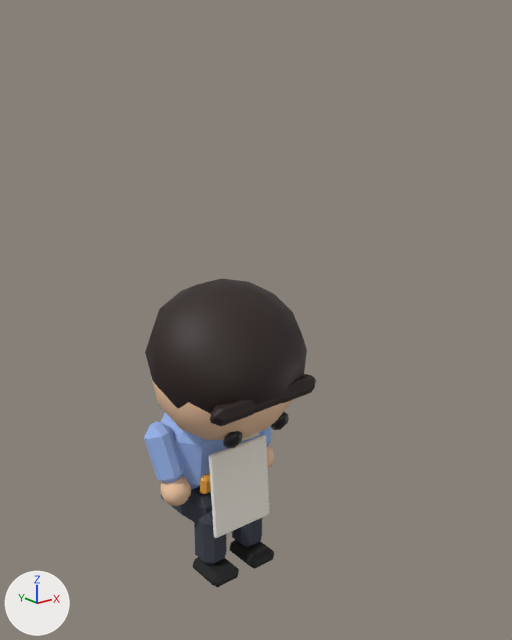
Renders of the glTF model apps/web/public/office/character.glb from each side of a commit.
The view is the same before and after, from a camera (50 mm lens) standing at (-1.203, -1.781, 1.533) and looking at (0.004, -0.272, 0.93). The lights are fixed; the arrows at lower left show +X, +Y and +Z. The picture after the commit comes second. Vertices at exactly the same position are counted once.

Names of what the first picture shows: 'arm_l', 'head', 'paper', 'shin_l', 'shin_r', 'torso' and 3 more.
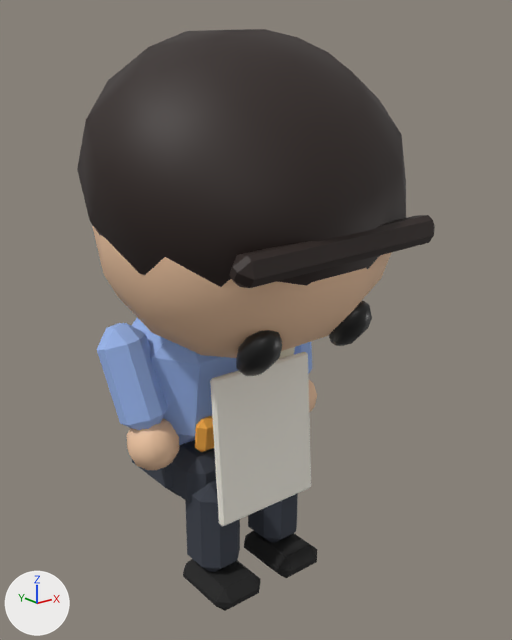
ob_character is not drawn itself; it is the parent of ob_hips.

Diff of the bpy script that builds the scene:
```diff
--- a/apps/web/public/office/character.glb.py
+++ b/apps/web/public/office/character.glb.py
@@ me_head @@
 # used by ob_head; parent = ob_torso; location = (0.0, 0.0, 0.27); rotation_euler = (0.492, -0.0615, -0.033), in degrees (28, -3.5, -1.9)
-me_head.from_pydata(...)  # 322 vertices, 624 faces; spans x -0.244..0.244, y -0.222..0.253, z -0.015..0.445
-me_head.vertices[214].co = (-0.18, -0.175, 0.27)  # pixel (211, 422)
-me_head.vertices[215].co = (-0.18, -0.175, 0.3)  # pixel (214, 417)
-me_head.vertices[216].co = (-0.18, -0.165, 0.3)  # pixel (212, 414)
-me_head.vertices[217].co = (-0.18, -0.165, 0.27)  # pixel (209, 419)
-me_head.vertices[218].co = (-0.16, -0.165, 0.25)
-me_head.vertices[219].co = (0.16, -0.165, 0.25)
-me_head.vertices[220].co = (0.16, -0.175, 0.25)
-me_head.vertices[221].co = (-0.16, -0.175, 0.25)  # pixel (215, 424)
-me_head.vertices[222].co = (-0.16, -0.145, 0.3)  # pixel (215, 405)
-me_head.vertices[223].co = (0.16, -0.145, 0.3)  # pixel (305, 373)
-me_head.vertices[224].co = (0.16, -0.145, 0.27)
-me_head.vertices[225].co = (-0.16, -0.145, 0.27)  # pixel (212, 411)
-me_head.vertices[226].co = (0.18, -0.165, 0.27)
-me_head.vertices[227].co = (0.18, -0.165, 0.3)  # pixel (314, 377)
-me_head.vertices[228].co = (0.18, -0.175, 0.3)  # pixel (316, 380)
-me_head.vertices[229].co = (0.18, -0.175, 0.27)
-me_head.vertices[230].co = (-0.16, -0.175, 0.32)  # pixel (222, 410)
-me_head.vertices[231].co = (0.16, -0.175, 0.32)  # pixel (313, 378)
-me_head.vertices[232].co = (0.16, -0.165, 0.32)  # pixel (311, 375)
-me_head.vertices[233].co = (-0.16, -0.165, 0.32)  # pixel (220, 407)
-me_head.vertices[234].co = (-0.16, -0.195, 0.27)  # pixel (221, 426)
-me_head.vertices[235].co = (0.16, -0.195, 0.27)  # pixel (310, 392)
-me_head.vertices[236].co = (0.16, -0.195, 0.3)  # pixel (314, 387)
-me_head.vertices[237].co = (-0.16, -0.195, 0.3)  # pixel (224, 420)
+me_head.from_pydata(...)  # 322 vertices, 624 faces; spans x -0.244..0.244, y -0.224..0.253, z -0.015..0.445
+# me_head part 1: the loose piece of 42 vertices spanning x -0.115..-0.055, y -0.222..-0.178, z 0.12..0.2 is scaled about its middle by (1.13, 1.09, 1.15), then moved by (0.0, 0.0, -0.01)
+# me_head part 2: the loose piece of 42 vertices spanning x 0.055..0.115, y -0.222..-0.178, z 0.12..0.2 is scaled about its middle by (1.13, 1.09, 1.15), then moved by (0.0, 0.0, -0.01)
+# me_head part 3
+me_head.vertices[214].co = (-0.17, -0.18, 0.303)  # pixel (233, 281)
+me_head.vertices[215].co = (-0.17, -0.18, 0.317)  # pixel (237, 272)
+me_head.vertices[216].co = (-0.17, -0.17, 0.317)  # pixel (232, 266)
+me_head.vertices[217].co = (-0.17, -0.17, 0.303)  # pixel (229, 275)
+me_head.vertices[218].co = (-0.155, -0.17, 0.287)  # pixel (235, 281)
+me_head.vertices[219].co = (0.155, -0.17, 0.287)
+me_head.vertices[220].co = (0.155, -0.18, 0.287)
+me_head.vertices[221].co = (-0.155, -0.18, 0.287)  # pixel (239, 287)
+me_head.vertices[222].co = (-0.155, -0.155, 0.317)  # pixel (237, 254)
+me_head.vertices[223].co = (0.155, -0.155, 0.317)  # pixel (416, 215)
+me_head.vertices[224].co = (0.155, -0.155, 0.303)
+me_head.vertices[225].co = (-0.155, -0.155, 0.303)  # pixel (233, 263)
+me_head.vertices[226].co = (0.17, -0.17, 0.303)
+me_head.vertices[227].co = (0.17, -0.17, 0.317)
+me_head.vertices[228].co = (0.17, -0.18, 0.317)  # pixel (434, 226)
+me_head.vertices[229].co = (0.17, -0.18, 0.303)
+me_head.vertices[230].co = (-0.155, -0.18, 0.333)  # pixel (251, 261)
+me_head.vertices[231].co = (0.155, -0.18, 0.333)  # pixel (432, 220)
+me_head.vertices[232].co = (0.155, -0.17, 0.333)  # pixel (428, 215)
+me_head.vertices[233].co = (-0.155, -0.17, 0.333)  # pixel (247, 255)
+me_head.vertices[234].co = (-0.155, -0.195, 0.303)  # pixel (250, 288)
+me_head.vertices[235].co = (0.155, -0.195, 0.303)  # pixel (428, 242)
+me_head.vertices[236].co = (0.155, -0.195, 0.317)  # pixel (434, 235)
+me_head.vertices[237].co = (-0.155, -0.195, 0.317)  # pixel (254, 279)
 me_head.materials.append(mat_skin)
@@ ob_character @@
 ob_character.location = (0.0, 0.0, 0.0)
+ob_character.scale = (1.6, 1.6, 1.6)
@@ ob_head @@
 ob_head.rotation_euler = (0.492, -0.0615, -0.033)  # degrees (28, -3.5, -1.9)
+ob_head.scale = (1.12, 1.12, 1.12)
```

Pixel boxes (x1, y1, x2, y2) of what changed, in the pictures (512 x 640 px; the box of a moved part takes in the faces that stretch with it):
'head', reshaped, rescaled (109% wider, 104% taller): before (145, 279, 316, 449); after (77, 29, 435, 376)
'paper', rescaled (67% wider, 68% taller): before (209, 435, 269, 538); after (210, 352, 311, 526)
'arm_l', rescaled (73% wider, 74% taller): before (144, 422, 191, 506); after (97, 323, 179, 470)
'torso', rescaled (65% wider, 62% taller): before (160, 412, 259, 495); after (131, 317, 295, 452)
'shin_l', rescaled (66% wider, 71% taller): before (193, 511, 239, 587); after (183, 480, 260, 611)
'shin_r', rescaled (64% wider, 65% taller): before (230, 518, 274, 569); after (244, 493, 317, 578)
'thigh_l', rescaled (70% wider, 64% taller): before (186, 486, 212, 524); after (171, 440, 216, 503)
'arm_r', rescaled: before (253, 427, 274, 469); after (294, 342, 317, 413)
'hips', rescaled (mostly hidden before): before (161, 481, 189, 519); after (132, 445, 180, 496)
part 1 of me_head, moved or reshaped: before (223, 431, 242, 449); after (236, 330, 282, 376)
part 2 of me_head, moved or reshaped: before (270, 412, 289, 430); after (329, 301, 372, 346)
part 3 of me_head, moved or reshaped: before (210, 374, 316, 426); after (229, 215, 435, 288)
